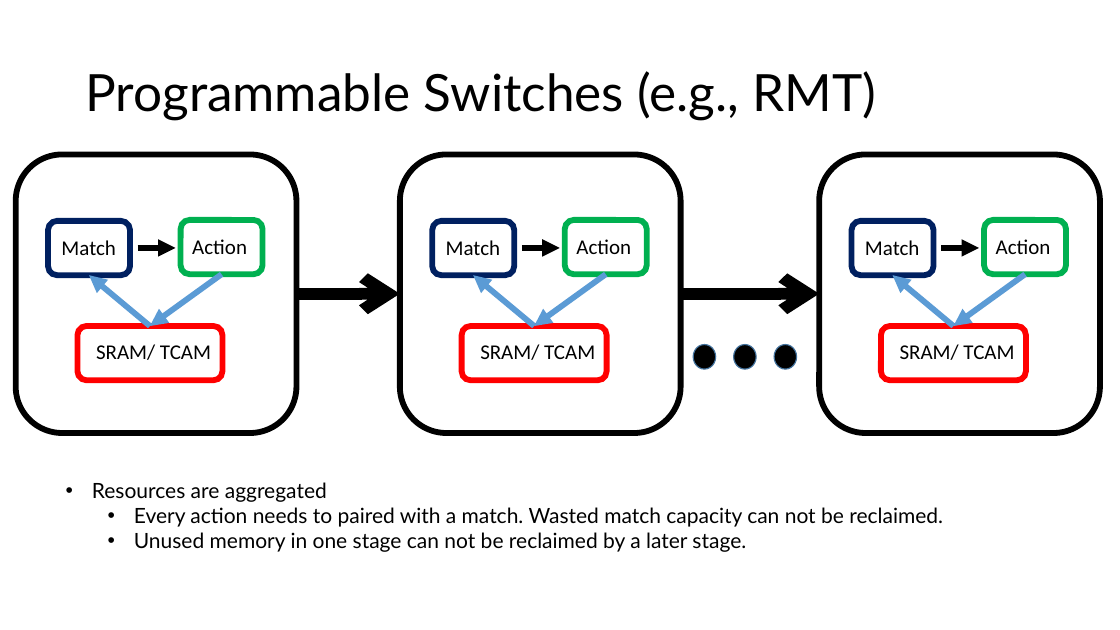
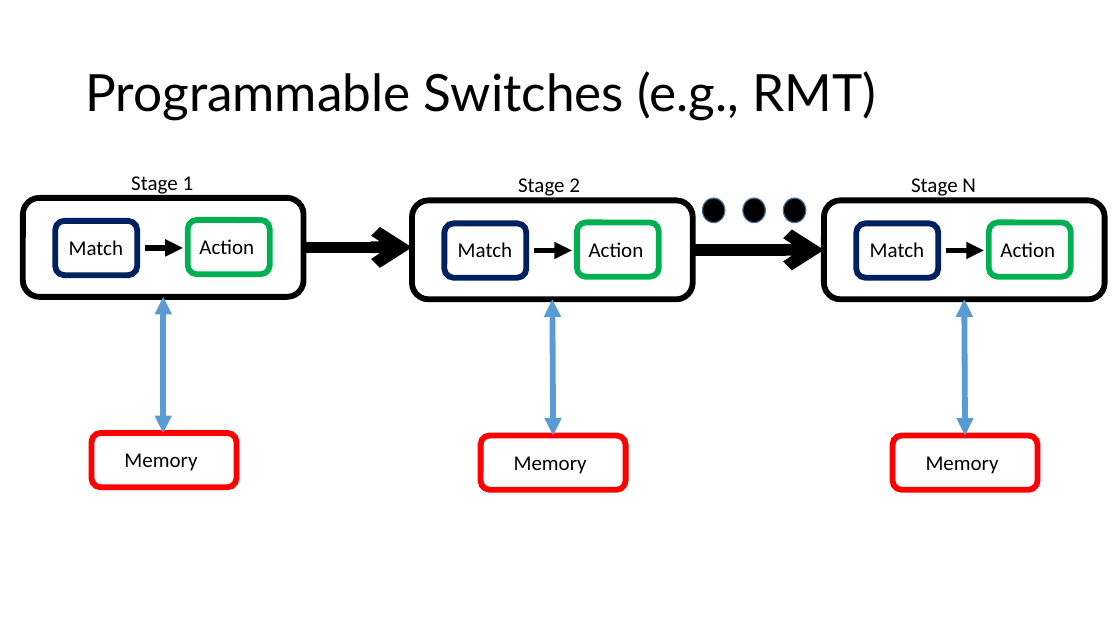
Before and after one commit to anirudhSK/drmt_talk, a slide deck: slide 2 of drmt.pptx. Drawn at 1120x630 pixels with LibreOffice and Linux fonts; fonts in the diff are those of the drawing. Boxes give left, top, right and bottom in pixels: in the first picture for what was removed or moved away, otherwise in the second. Text is boxed around its words. In the diff, an @@ line names an element or a change of style, - is before the commit and + after.

```diff
--- a/drmt.pptx
+++ b/drmt.pptx
@@ text added at (131, 176, 194, 196), 18 pt, text #000000 @@
+Stage 1
@@ text added at (518, 178, 580, 199), 18 pt, text #000000 @@
+Stage 2
@@ text added at (911, 178, 976, 198), 18 pt, text #000000 @@
+Stage N
@@ rounded rectangle: place and size @@
-rounded rectangle at (16, 155, 297, 434)
+rounded rectangle at (23, 198, 303, 297)
@@ rounded rectangle: place and size @@
-rounded rectangle at (400, 155, 681, 434)
+rounded rectangle at (412, 201, 692, 300)
@@ 3 ellipses: place and size @@
-3 ellipses at (693, 344, 797, 369)
+3 ellipses at (702, 198, 807, 223)
@@ rounded rectangle: place and size @@
-rounded rectangle at (819, 155, 1100, 434)
+rounded rectangle at (824, 201, 1105, 300)
@@ text "Match": place and size @@
-text "Match" at (446, 240, 500, 255)
+text "Match" at (458, 242, 512, 257)
@@ rounded rectangle: place and size @@
-rounded rectangle at (565, 220, 647, 275)
+rounded rectangle at (577, 223, 660, 277)
@@ text "Action": place and size @@
-text "Action" at (576, 239, 631, 254)
+text "Action" at (589, 242, 644, 257)
@@ 2 texts, 1 rounded rectangle: place and size @@
-2 texts, 1 rounded rectangle at (865, 220, 1067, 275)
+2 texts, 1 rounded rectangle at (870, 223, 1071, 277)
@@ arrow moved from (297, 294) - (400, 294) to (303, 248) - (412, 248) @@
@@ 1 text, 1 rounded rectangle, 1 arrow: place and size @@
-1 text, 1 rounded rectangle, 1 arrow at (192, 221, 560, 276)
+1 text, 1 rounded rectangle, 1 arrow at (199, 223, 572, 278)
@@ arrow moved from (681, 294) - (819, 294) to (693, 250) - (824, 250) @@
@@ 3 rounded rectangles, 2 arrows, 1 text: place and size @@
-3 rounded rectangles, 2 arrows, 1 text at (48, 220, 979, 276)
+3 rounded rectangles, 2 arrows, 1 text at (55, 220, 984, 278)
@@ arrow removed from (150, 326) to (89, 276) @@
@@ arrow moved from (222, 275) - (150, 326) to (163, 297) - (163, 433) @@
@@ arrow (163, 297) - (163, 433): arrow to double arrow @@
@@ arrow removed from (534, 326) to (473, 276) @@
@@ arrow removed from (606, 275) to (534, 326) @@
@@ double arrow added from (553, 299) to (554, 435), #5B9BD5 5 pt @@
@@ arrow removed from (954, 326) to (893, 276) @@
@@ arrow removed from (1025, 275) to (954, 326) @@
@@ double arrow added from (965, 299) to (965, 435), #5B9BD5 5 pt @@
@@ text removed at (480, 344, 595, 360) @@
-SRAM/ TCAM
@@ text removed at (900, 344, 1014, 360) @@
-SRAM/ TCAM
@@ rounded rectangle: place and size @@
-rounded rectangle at (77, 326, 223, 381)
+rounded rectangle at (92, 433, 237, 487)
@@ rounded rectangle: place and size @@
-rounded rectangle at (462, 326, 607, 381)
+rounded rectangle at (481, 435, 626, 490)
@@ rounded rectangle: place and size @@
-rounded rectangle at (881, 326, 1027, 381)
+rounded rectangle at (893, 435, 1038, 490)
@@ text at (124, 453, 197, 471): text changed @@
-SRAM/ TCAM
+Memory
@@ text added at (514, 456, 587, 474), 18 pt, text #000000 @@
+Memory
@@ text added at (926, 456, 999, 474), 18 pt, text #000000 @@
+Memory
@@ text removed at (92, 482, 943, 552) @@
-• Resources are aggregated
-  • Every action needs to paired with a match. Wasted match capacity can not be reclaimed.
-  • Unused memory in one stage can not be reclaimed by a later stage.
```
Also in this commit, not shown: 3 other slides changed, 2 slides added, 1 slide removed.
